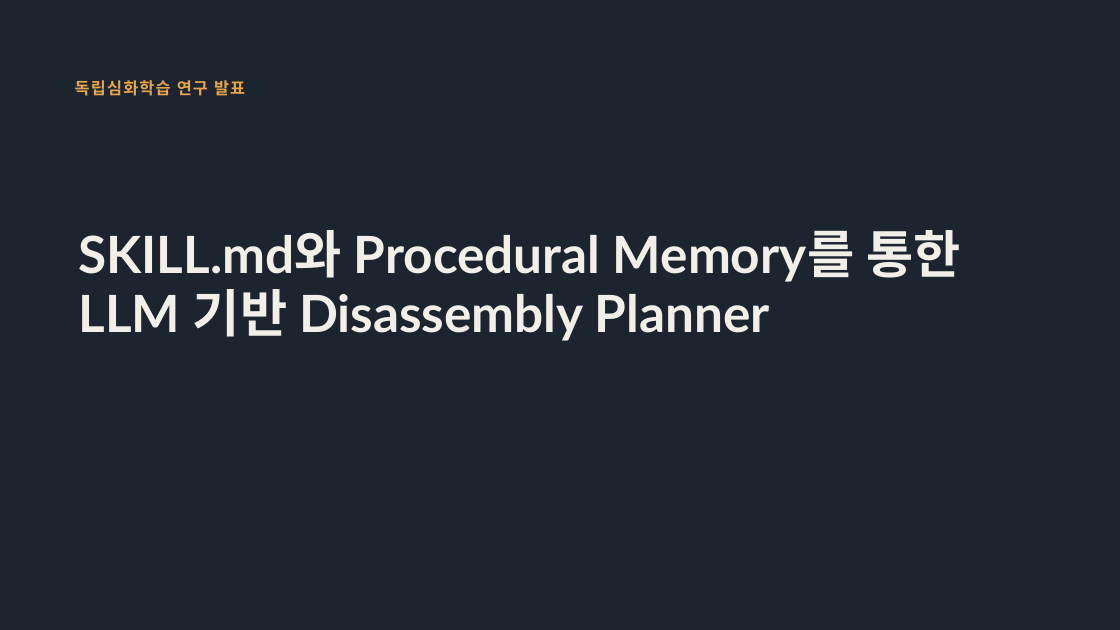
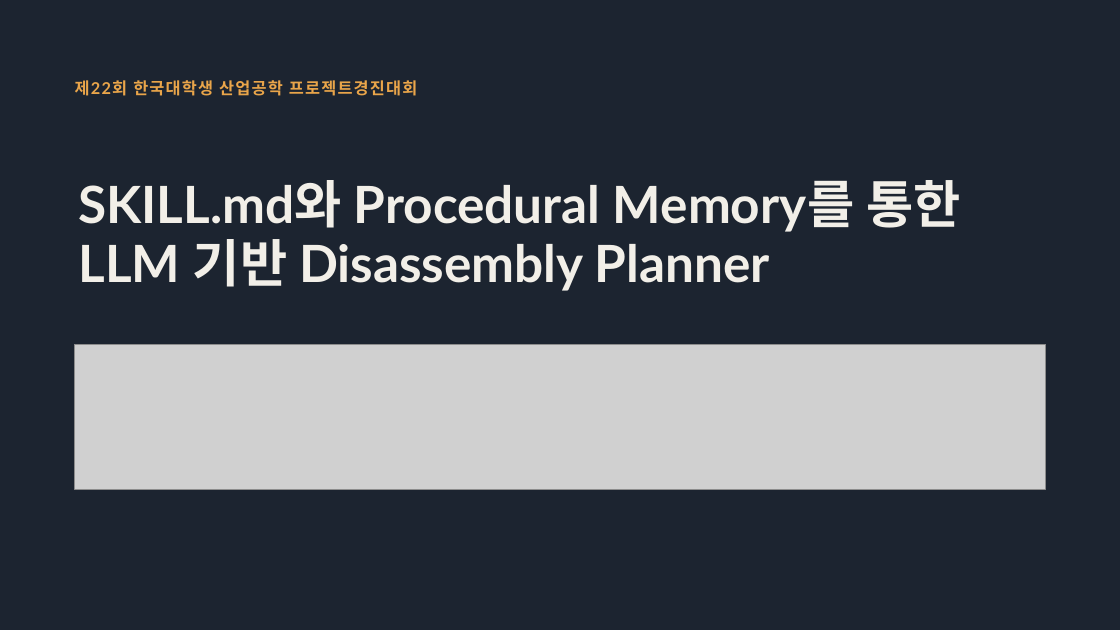
Before and after one commit to papuagigi/disassembly-planner-research, a slide deck: slide 1 of results/repair_v7_3/presentation/v7.3_발표자료.pptx. Drawn at 1120x630 pixels with LibreOffice and Linux fonts; fonts in the diff are those of the drawing; grey boxes stand for pictures. Boxes give left, top, right and bottom in pixels: in the first picture for what was removed or moved away, otherwise in the second. Text is boxed around its words. In the diff, an @@ line names an element or a change of style, - is before the commit and + after.

```diff
--- a/results/repair_v7_3/presentation/v7.3_발표자료.pptx
+++ b/results/repair_v7_3/presentation/v7.3_발표자료.pptx
@@ text at bbox=[75, 80, 417, 96]: text changed @@
-독립심화학습 연구 발표
+제22회 한국대학생 산업공학 프로젝트경진대회
@@ title "SKILL.md와 Procedural Memory를 통한": place and size @@
-title "SKILL.md와 Procedural Memory를 통한" at bbox=[78, 230, 960, 341]
+title "SKILL.md와 Procedural Memory를 통한" at bbox=[78, 180, 960, 291]
@@ picture added at bbox=[75, 344, 1046, 490] @@
```
Also in this commit, not shown: 9 other slides changed, 10 other files.
